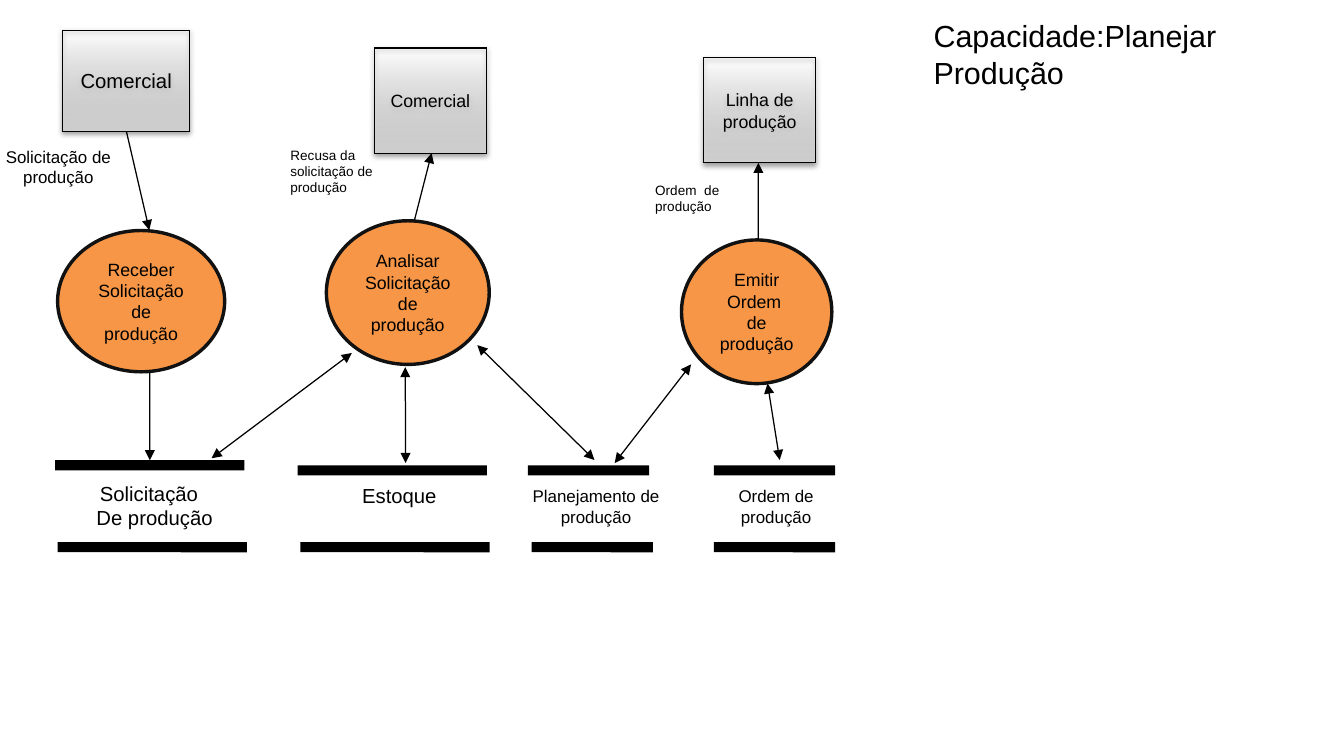
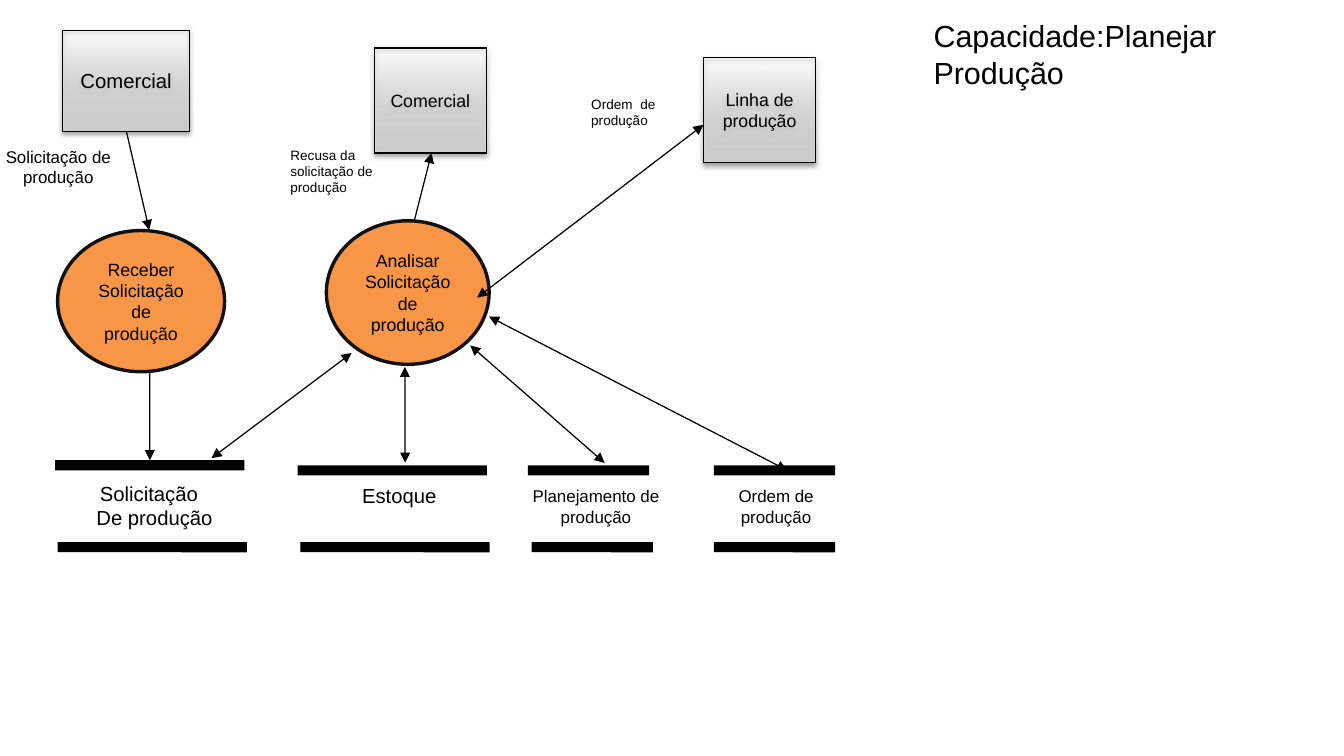
Before and after one commit to lmoraesImpacta/OPE, a slide deck: slide 1 of Artefatos/16-DFD Essencial para cada capacidade.pptx. Drawn at 1344x756 pixels with LibreOffice and Linux fonts; fonts in the diff are those of the drawing. Boxes give left, top, right and bottom in pixels: in the first picture for what was removed or moved away, otherwise in the second. Text is boxed around its words. In the diff, an @@ line names an element or a change of style, - is before the commit and + after.

```diff
--- a/Artefatos/16-DFD Essencial para cada capacidade.pptx
+++ b/Artefatos/16-DFD Essencial para cada capacidade.pptx
@@ text "Ordem de produção": place and size @@
-text "Ordem de produção" at (655, 185, 719, 214)
+text "Ordem de produção" at (591, 99, 655, 128)
@@ freeform shape added at (478, 124, 705, 298), outline #000000 0.75 pt @@
@@ freeform shape removed at (759, 163, 759, 240) @@
@@ ellipse removed at (682, 240, 832, 384) @@
-Emitir Ordem de produção
@@ freeform shape: place and size @@
-freeform shape at (615, 365, 692, 463)
+freeform shape at (489, 317, 787, 471)
@@ freeform shape: place and size @@
-freeform shape at (478, 345, 595, 460)
+freeform shape at (471, 345, 605, 462)
@@ freeform shape at (400, 367, 411, 462): outline redrawn @@
@@ freeform shape removed at (768, 384, 781, 461) @@
```
Also in this commit, not shown: 4 other slides changed, 1 slide removed, 2 other files.
